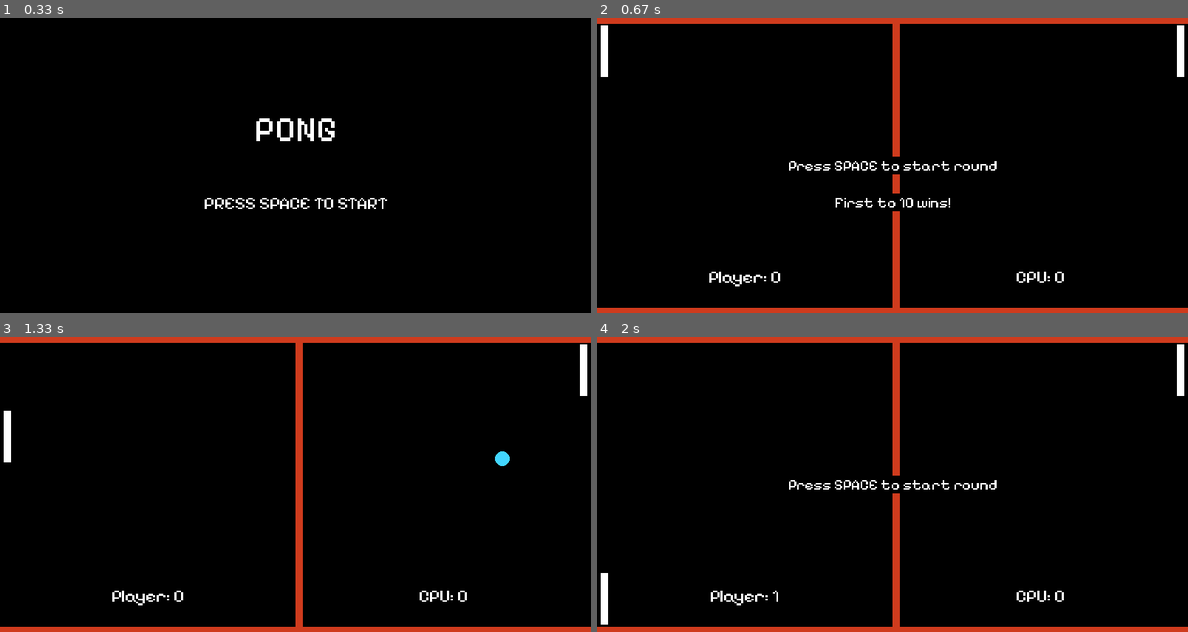
Above: before the commit, frames 1-4 (two rows, left to right).
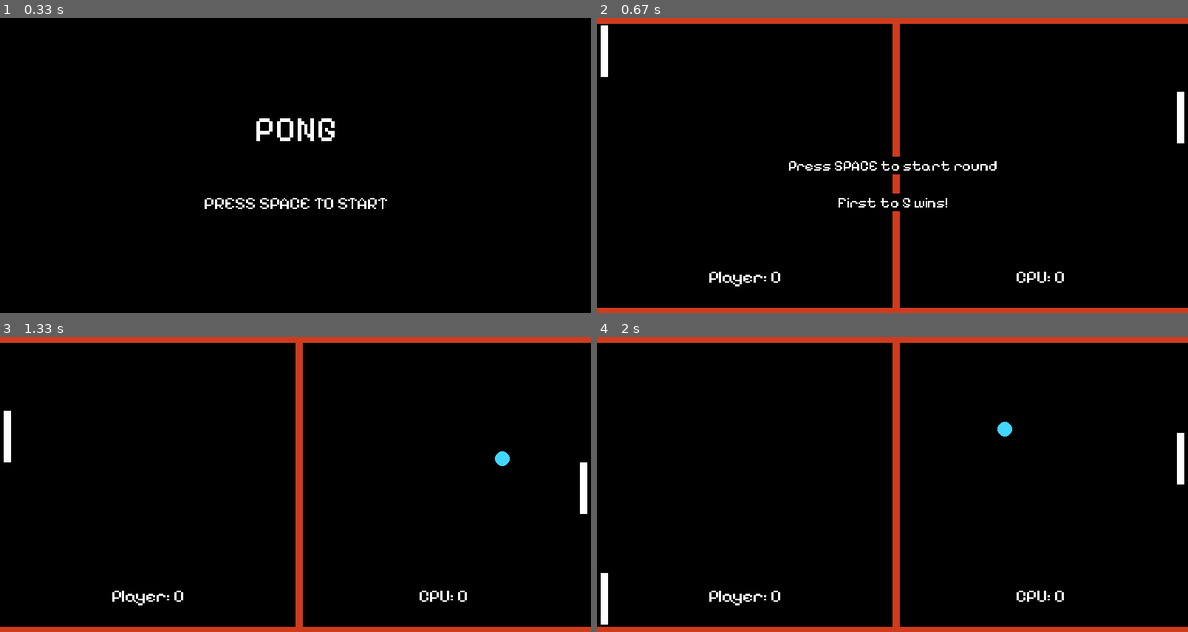
Above: after the commit, the same moments.

Repository: alabador/pygame_pong
Game: pygame game, started from main.py
Same seed, same stepped clock (60 frames per second), same inputs: the game is played once before the commit and once after it.
Inputs:
- Up to frame 1 (0.33 s): no input
- Up to frame 2 (0.67 s): tap Space at 0.33 s
- Up to frame 3 (1.33 s): hold W 0.67-1.13 s; tap Space at 0.73, 1.03, 1.23 s; hold S from 1.17 s (still down)
- Up to frame 4 (2 s): release S at 1.47 s; hold S 1.5-1.87 s; tap Space at 1.57 s

Frame 1 is identical in both runs. In frame 2, 0.7% of the frame differs, in the area x 40-100%, y 2-65%; in frame 3, 0.4%; in frame 4, 1.1%, in the area x 19-100%, y 2-91%.

Commit message:
Add AI behavior to opponent paddle

Diff:
--- a/main.py
+++ b/main.py
@@ -43,6 +43,12 @@
                 self.paddle.y -= 10
             if keys[pygame.K_DOWN]:
                 self.paddle.y += 10
+    def follow_ball(self):
+        ball_y = ball.y
+        if ball_y < self.paddle.y:
+            self.paddle.y -= 5
+        else:
+            self.paddle.y += 5
     def check_collision(self):
         if self.paddle.top <= 10:
             self.paddle.top = 10
@@ -50,8 +56,11 @@
             self.paddle.bottom = display_h - 10
     def update(self) -> None:
         self.draw_paddle()
-        self.player_input()
         self.check_collision()
+        if self.player:
+            self.player_input()
+        else:
+            self.follow_ball()
 
 class Ball(pygame.sprite.Sprite):
     def __init__(self) -> None:
@@ -147,7 +156,7 @@
     prompt_rect = prompt_text.get_rect(center = (display_w/2, display_h/2))
     pygame.draw.rect(display, "BLACK", prompt_rect)
 
-    prompt_text2 = prompt_font.render(f"First to 10 wins!", False, "WHITE")
+    prompt_text2 = prompt_font.render(f"First to 5 wins!", False, "WHITE")
     prompt_rect2 = prompt_text2.get_rect(center = (display_w/2 , display_h/2 + 50))
 
     display.blit(prompt_text, prompt_rect)
@@ -178,6 +187,9 @@
 player = Player(True)
 opp = Player(False)
 ball = Ball()
+
+delay_timer = pygame.USEREVENT + 1
+pygame.time.set_timer(delay_timer, 500)
 
 game_active = False
 
@@ -202,9 +214,9 @@
         score_board()
         if not ball.round_active:
             reset_prompt()
-        if player.score == 10:
+        if player.score == 5:
             win_screen(player)
-        if opp.score == 10:
+        if opp.score == 5:
             win_screen(opp)
     else:
         game_active = render_menu()
